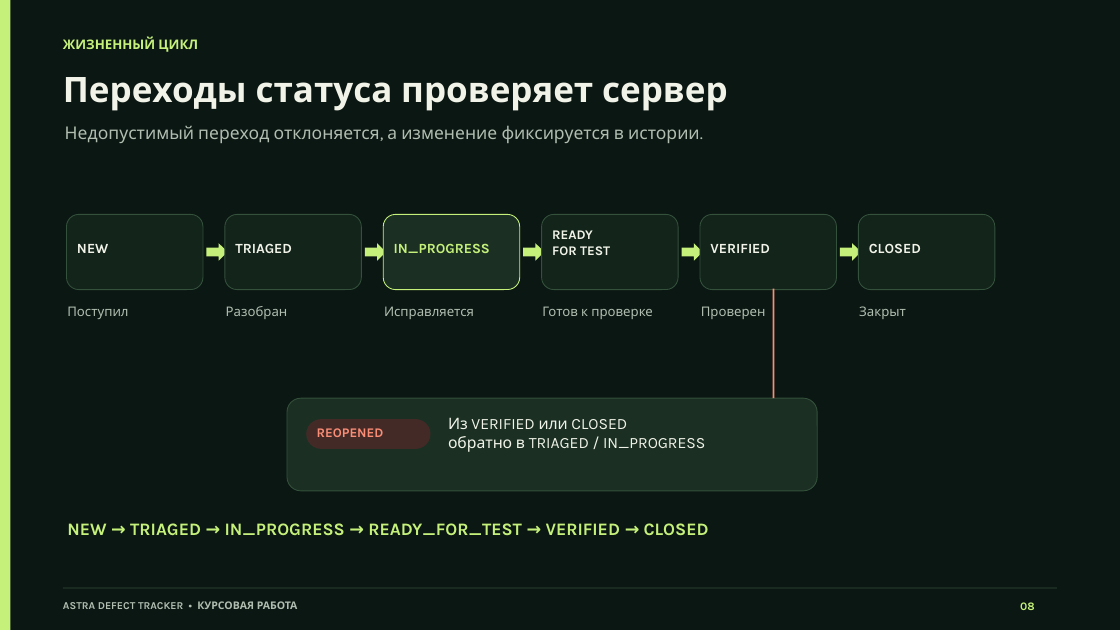
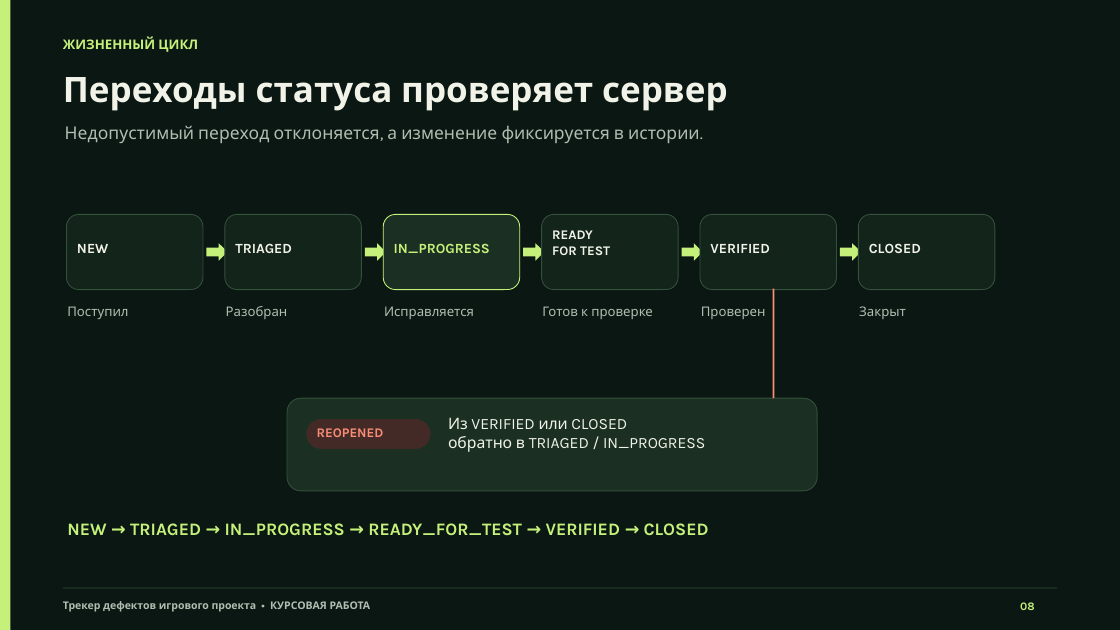
Before and after one commit to TumbaYumba7/astra-defect-tracker, a slide deck: slide 8 of docs/submission/ПРЕЗЕНТАЦИЯ_ПиРСЧИР_ТусиковЯР.pptx. Drawn at 1120x630 pixels with LibreOffice and Linux fonts; fonts in the diff are those of the drawing. Boxes give left, top, right and bottom in pixels: in the first picture for what was removed or moved away, otherwise in the second. Text is boxed around its words. In the diff, an @@ line names an element or a change of style, - is before the commit and + after.

```diff
--- a/docs/submission/ПРЕЗЕНТАЦИЯ_ПиРСЧИР_ТусиковЯР.pptx
+++ b/docs/submission/ПРЕЗЕНТАЦИЯ_ПиРСЧИР_ТусиковЯР.pptx
@@ text at (x1=63, y1=601, x2=371, y2=612): text changed @@
-ASTRA DEFECT TRACKER • КУРСОВАЯ РАБОТА
+Трекер дефектов игрового проекта • КУРСОВАЯ РАБОТА
```
Also in this commit, not shown: 10 other slides changed, 10 other files.
